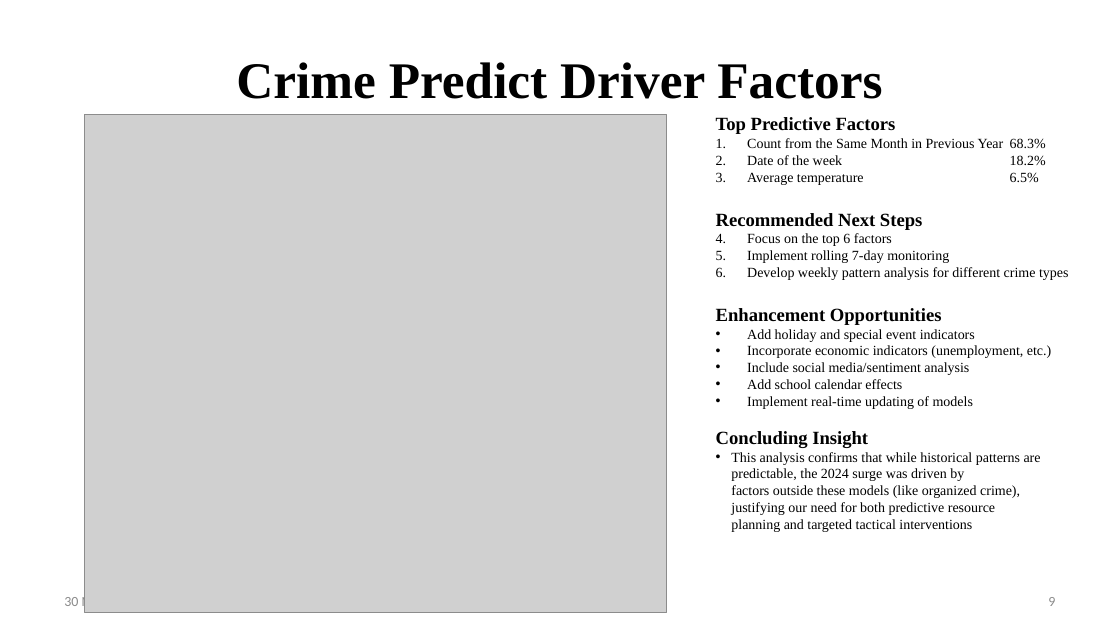
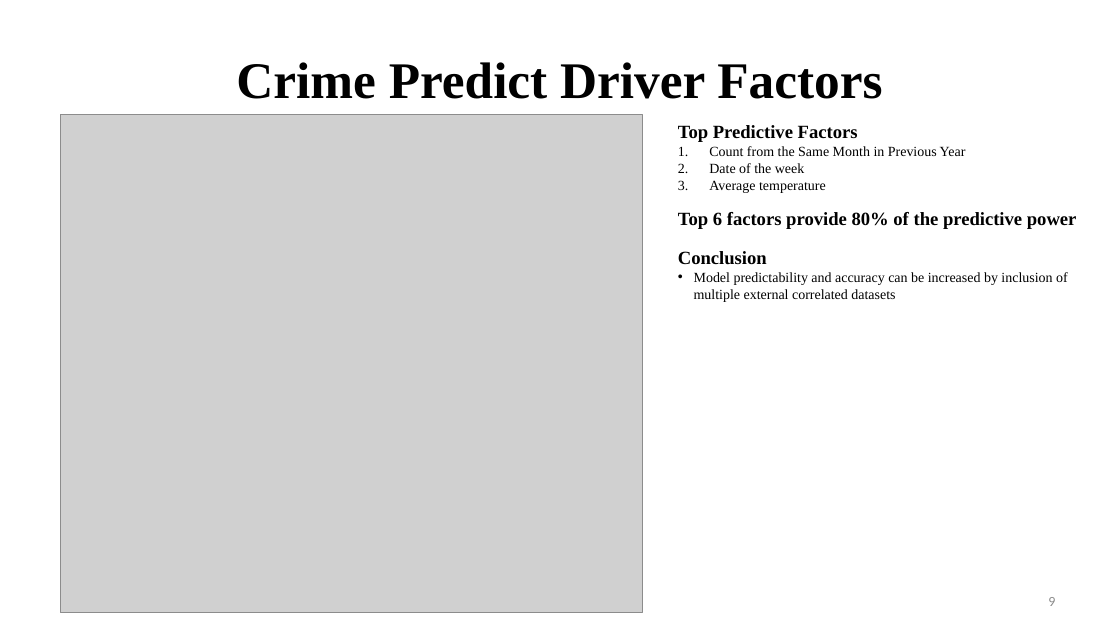
Before and after one commit to fuxima/YRP, a slide deck: slide 9 of YorkRegionCrimeAnalysis_presentation.pptx. Drawn at 1120x630 pixels with LibreOffice and Linux fonts; fonts in the diff are those of the drawing; grey boxes stand for pictures; background and template pictures are left out. Boxes give left, top, right and bottom in pixels: in the first picture for what was removed or moved away, otherwise in the second. Text is boxed around its words. In the diff, an @@ line names an element or a change of style, - is before the commit and + after.

```diff
--- a/YorkRegionCrimeAnalysis_presentation.pptx
+++ b/YorkRegionCrimeAnalysis_presentation.pptx
@@ picture: place and size @@
-picture at box(85, 114, 667, 613)
+picture at box(60, 114, 643, 613)
@@ text "Top Predictive Factors": place and size @@
-text "Top Predictive Factors" at box(716, 117, 1068, 532)
+text "Top Predictive Factors" at box(678, 125, 1077, 302)
@@ text at box(678, 146, 1077, 302): text changed @@
-1. Count from the Same Month in Previous Year 68.3%
-2. Date of the week 18.2%
-3. Average temperature 6.5%
-Recommended Next Steps
-1. Focus on the top 6 factors
-2. Implement rolling 7-day monitoring
-3. Develop weekly pattern analysis for different crime types
-Enhancement Opportunities
-• Add holiday and special event indicators
-• Incorporate economic indicators (unemployment, etc.)
-• Include social media/sentiment analysis
-• Add school calendar effects
-• Implement real-time updating of models
-Concluding Insight
-• This analysis confirms that while historical patterns are predictable, the 2024 surge was driven by factors outside these models (like organized crime), justifying our need for both predictive resource planning and targeted tactical interventions
+1. Count from the Same Month in Previous Year
+2. Date of the week
+3. Average temperature
+Top 6 factors provide 80% of the predictive power
+Conclusion
+• Model predictability and accuracy can be increased by inclusion of multiple external correlated datasets
@@ text at box(64, 594, 142, 610): text changed @@
-30 November 2025
+1 December 2025
```
Also in this commit, not shown: 27 other slides changed.
